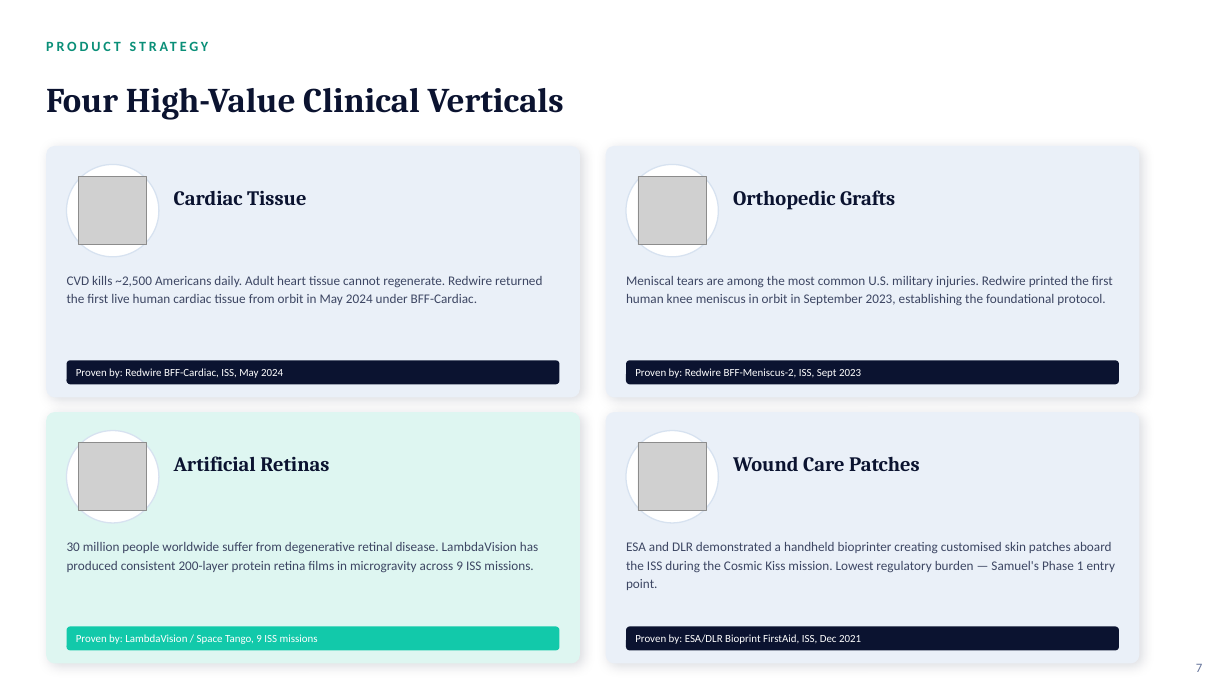
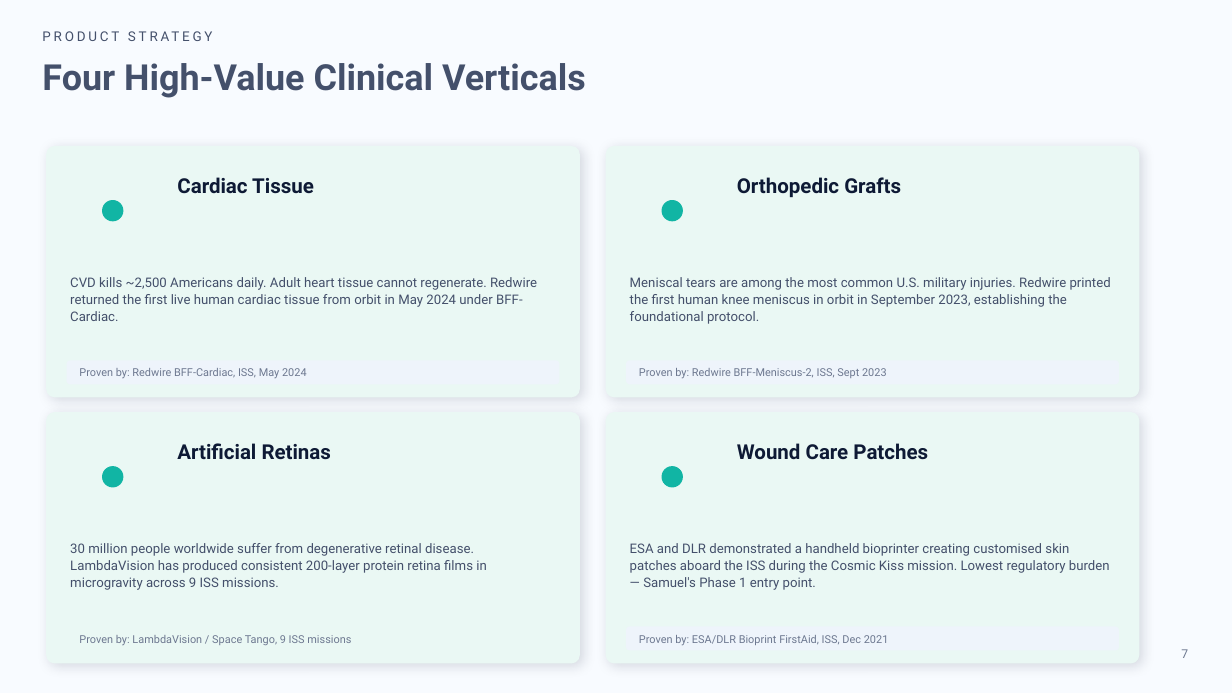
Before and after one commit to anthonyleedu/anthonyleedu, a slide deck: slide 7 of Samuel Space Organ and Tissue Engineering - Investor Presentation (2).pptx. Drawn at 1232x693 pixels with LibreOffice and Linux fonts; fonts in the diff are those of the drawing; grey boxes stand for pictures. Boxes give left, top, right and bottom in pixels: in the first picture for what was removed or moved away, otherwise in the second. Text is boxed around its words. In the diff, an @@ line names an element or a change of style, - is before the commit and + after.

```diff
--- a/Samuel Space Organ and Tissue Engineering - Investor Presentation (2).pptx
+++ b/Samuel Space Organ and Tissue Engineering - Investor Presentation (2).pptx
@@ background #FFFFFF to #F8FBFF @@
@@ text "PRODUCT STRATEGY": place and size @@
-text "PRODUCT STRATEGY" at <box>46,32,1109,60</box>
+text "PRODUCT STRATEGY" at <box>39,24,1148,44</box>
@@ text "PRODUCT STRATEGY" at <box>39,24,1148,44</box>: size 11 to 10.5 pt, font Calibri to Roboto, text colour #0A8F78 to #44506B, bold off; line spacing 1 to 1.08; vertical alignment middle to top @@
@@ text "Four High-Value Clinical Verticals": place and size @@
-text "Four High-Value Clinical Verticals" at <box>46,88,564,120</box>
+text "Four High-Value Clinical Verticals" at <box>42,63,586,98</box>
@@ text "Four High-Value Clinical Verticals" at <box>42,63,586,98</box>: size 27 to 28 pt, font Cambria to Roboto, text colour #0B1330 to #44506B; line spacing 1 to 1.08; vertical alignment middle to top @@
@@ picture removed at <box>79,177,147,245</box> @@
@@ picture removed at <box>639,177,707,245</box> @@
@@ ellipse: place and size @@
-ellipse at <box>67,165,159,257</box>
+ellipse at <box>103,201,123,221</box>
@@ ellipse: place and size @@
-ellipse at <box>627,165,719,257</box>
+ellipse at <box>663,201,683,221</box>
@@ rounded rectangle at <box>46,412,580,664</box>: fill #DEF6F1 to #EAF8F4 @@
@@ fill #EAF0F8 to #EAF8F4 in 3 elements at <box>46,146,580,397</box>, <box>605,146,1140,397</box>, <box>605,412,1140,664</box> @@
@@ picture removed at <box>79,443,147,511</box> @@
@@ picture removed at <box>639,443,707,511</box> @@
@@ font Cambria to Roboto, text colour #0B1330 to #0E1A35; line spacing 1.05 to 1.08; vertical alignment middle to top in 4 elements at <box>177,177,314,194</box>, <box>737,177,901,197</box>, <box>177,443,331,460</box>, <box>737,443,928,460</box> @@
@@ ellipse: place and size @@
-ellipse at <box>67,431,159,523</box>
+ellipse at <box>103,467,123,487</box>
@@ fill #FFFFFF to #11B5A4; outline #D7E2F0 1 pt to #11B5A4 0.8 pt in 4 elements at <box>103,201,123,221</box>, <box>663,201,683,221</box>, <box>103,467,123,487</box>, <box>663,467,683,487</box> @@
@@ ellipse: place and size @@
-ellipse at <box>627,431,719,523</box>
+ellipse at <box>663,467,683,487</box>
@@ font Calibri to Roboto, text colour #3D4663 to #44506B; line spacing 1.16 to 1.08 in 4 elements at <box>70,277,537,321</box>, <box>630,277,1111,324</box>, <box>70,543,487,590</box>, <box>630,543,1110,590</box> @@
@@ rounded rectangle at <box>67,627,559,651</box>: fill #12C9AA to #EAF8F4 @@
@@ fill #0B1330 to #EEF4FB in 3 elements at <box>67,360,559,384</box>, <box>627,360,1119,384</box>, <box>627,627,1119,651</box> @@
@@ font Calibri to Roboto, text colour #FFFFFF to #6D7890; line spacing 1 to 1.08; vertical alignment middle to top in 4 elements at <box>79,368,307,378</box>, <box>639,368,887,378</box>, <box>79,635,351,645</box>, <box>639,635,889,645</box> @@
@@ text "7": place and size @@
-text "7" at <box>1196,664,1202,672</box>
+text "7" at <box>1181,649,1188,658</box>
@@ text "7" at <box>1181,649,1188,658</box>: size 10 to 9.5 pt, font Calibri to Roboto, text colour #64739A to #6D7890; vertical alignment middle to top @@
```
Also in this commit, not shown: 20 other slides changed.
